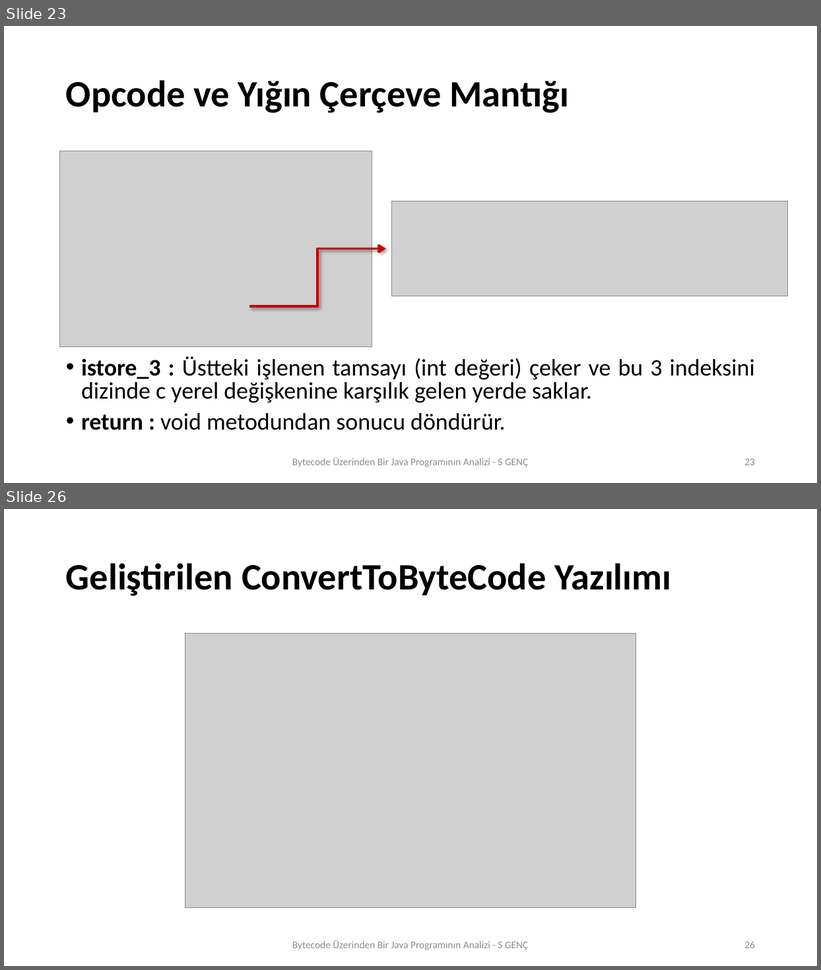
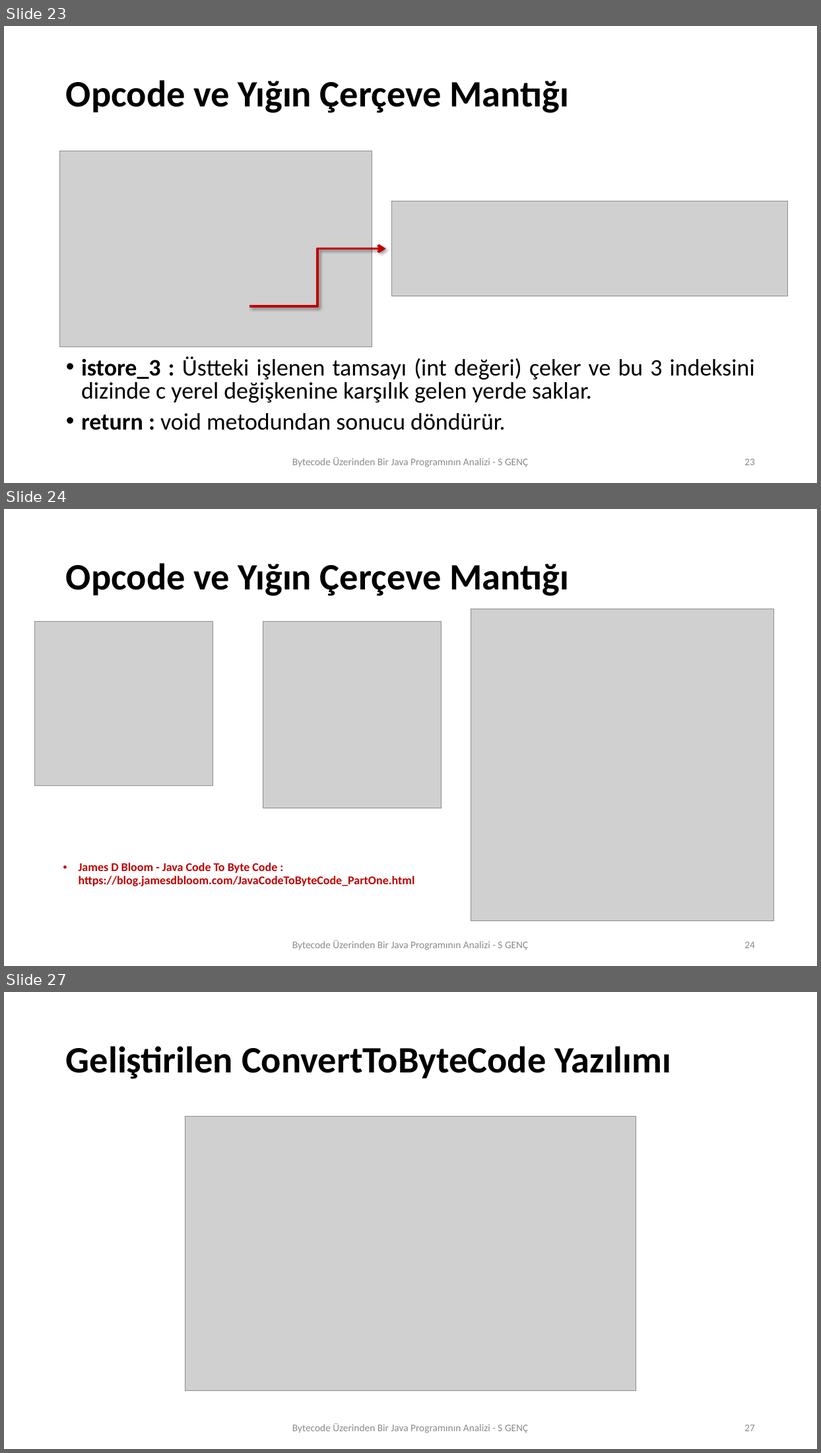
Before and after one commit to SevdanurGENC/ConvertToByteCode, a slide deck: SeminerSunumuII.pptx. Shown one above the other, each under a label of ours: slides 23 and 26 before the commit, slides 23, 24 and 27 after it; the slides between them are not shown. The pictures are 821x970 and 821x1453 pixels, drawn with LibreOffice and Linux fonts; fonts in the diff are those of the drawing; grey boxes stand for pictures. Boxes give left, top, right and bottom in pixels: in the first picture for what was removed or moved away, otherwise in the second. Text is boxed around its words. In the diff, an @@ line names an element or a change of style, - is before the commit and + after.

```diff
--- a/SeminerSunumuII.pptx
+++ b/SeminerSunumuII.pptx
@@ slide 24 added at [4,509,817,966], background #FFFFFF @@
@@ title added at [66,563,570,596], 44 pt, text #000000, bold @@
+Opcode ve Yığın Çerçeve Mantığı
@@ picture added at [34,622,213,786] @@
@@ picture added at [263,622,442,809] @@
@@ picture added at [471,609,774,921] @@
@@ text added at [79,863,415,887], 14 pt, text #C00000, bold @@
+• James D Bloom - Java Code To Byte Code : https://blog.jamesdbloom.com/JavaCodeToByteCode_PartOne.html
@@ text added at [292,941,528,951], 12 pt, text #8C8C8C @@
+Bytecode Üzerinden Bir Java Programının Analizi - S GENÇ
@@ page number added at [745,942,755,949], 12 pt, text #8C8C8C @@
+24
@@ what was slide 26 is now slide 27 @@
@@ page number at [745,1425,755,1432]: text changed @@
-26
+27
```
Also in this commit, not shown: 11 slides changed.
